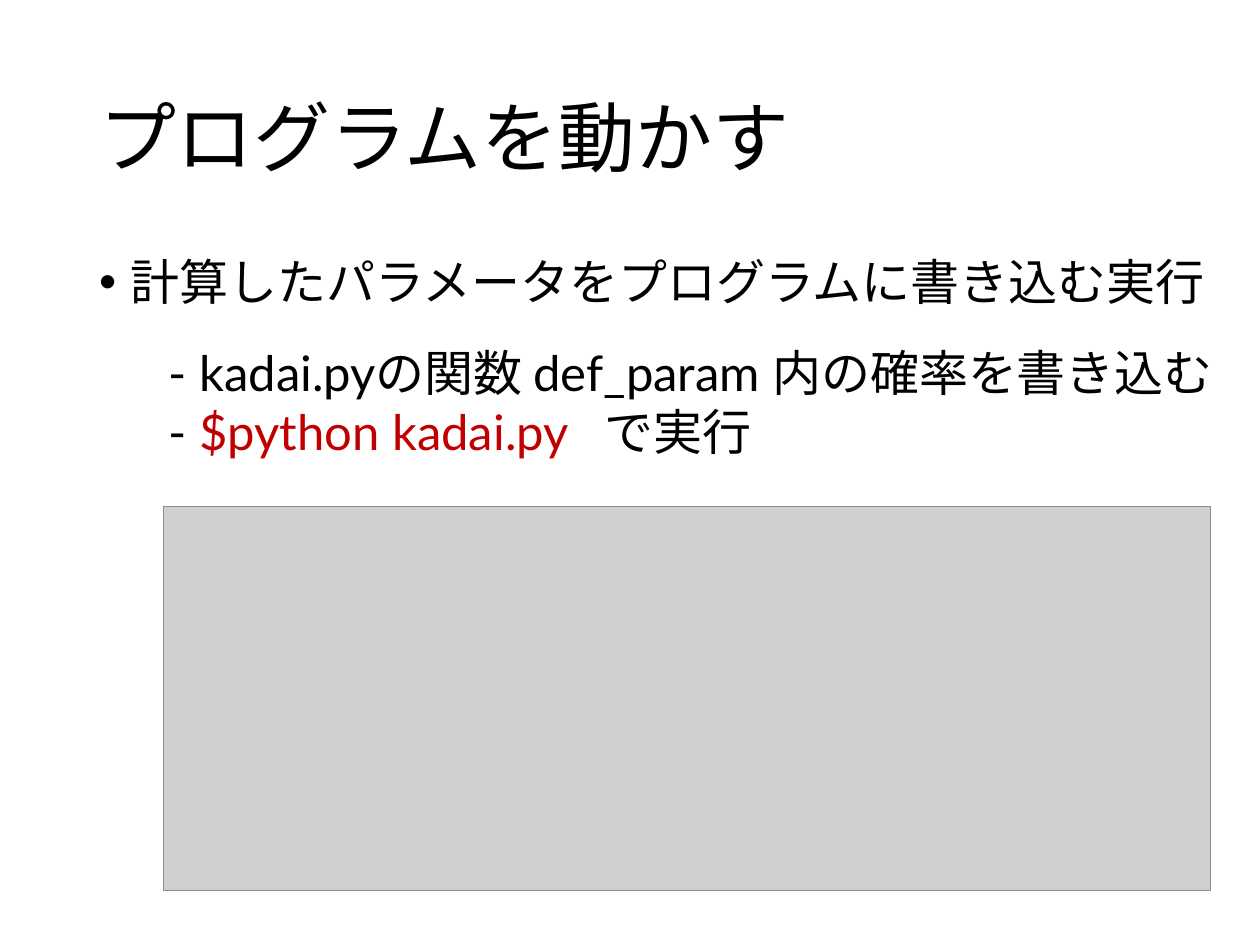
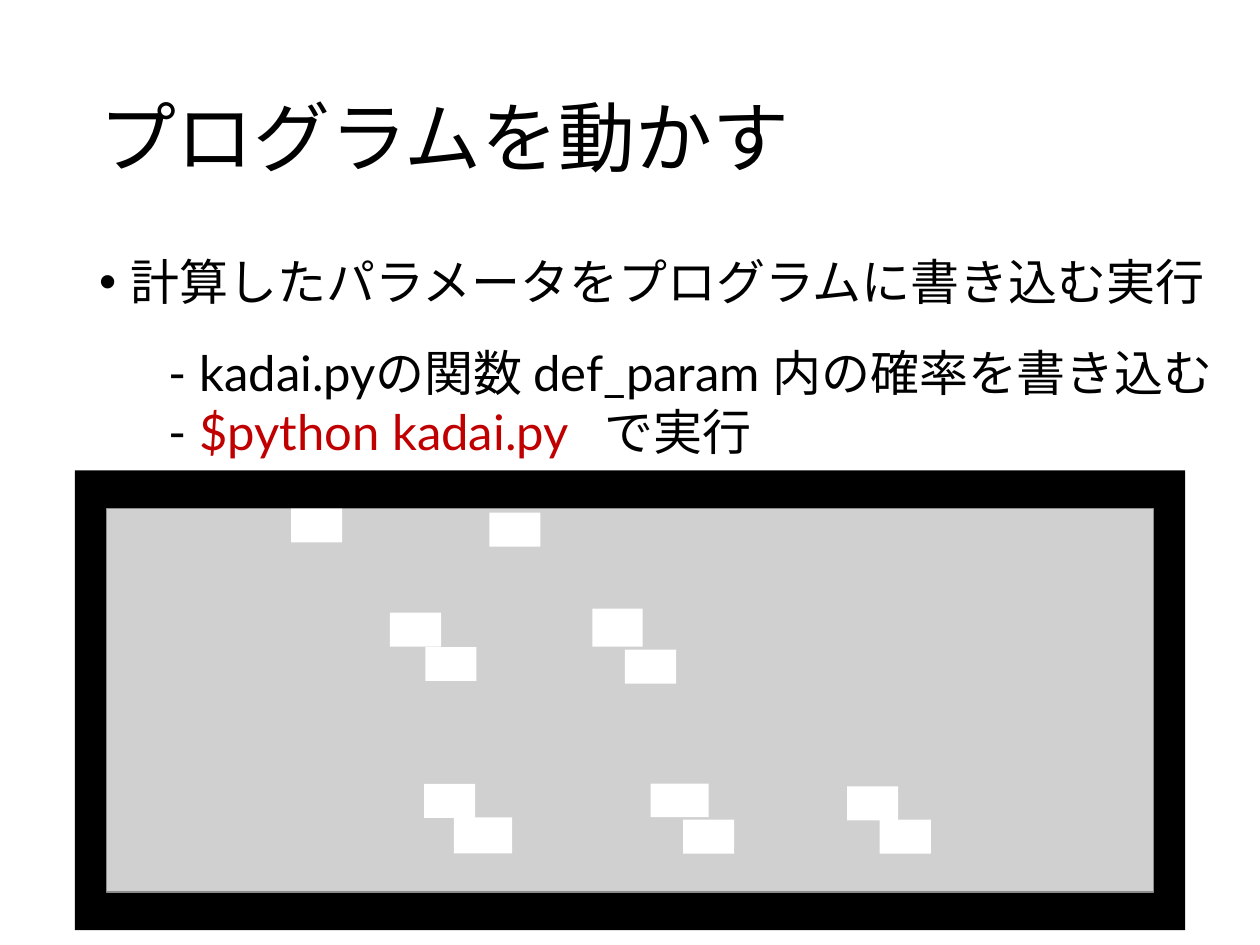
Before and after one commit to 2017B4/rinko_production, a slide deck: slide 25 of slide/輪講実習.pptx (slide 26 before the commit). Drawn at 1260x945 pixels with LibreOffice and Linux fonts; fonts in the diff are those of the drawing; grey boxes stand for pictures. Boxes give left, top, right and bottom in pixels: in the first picture for what was removed or moved away, otherwise in the second. Text is boxed around its words. In the diff, an @@ line names an element or a change of style, - is before the commit and + after.

```diff
--- a/slide/輪講実習.pptx
+++ b/slide/輪講実習.pptx
@@ rectangle added at box(74, 470, 1184, 930), fill #000000 @@
@@ picture: place and size @@
-picture at box(164, 507, 1211, 890)
+picture at box(106, 509, 1153, 892)
@@ rectangle added at box(291, 509, 343, 543), fill #FFFFFF @@
@@ rectangle added at box(489, 513, 541, 547), fill #FFFFFF @@
@@ rectangle added at box(389, 612, 441, 646), fill #FFFFFF @@
@@ rectangle added at box(592, 609, 643, 646), fill #FFFFFF @@
@@ rectangle added at box(426, 648, 478, 682), fill #FFFFFF @@
@@ rectangle added at box(625, 650, 677, 684), fill #FFFFFF @@
@@ rectangle added at box(425, 784, 476, 818), fill #FFFFFF @@
@@ rectangle added at box(650, 784, 708, 818), fill #FFFFFF @@
@@ rectangle added at box(847, 786, 898, 820), fill #FFFFFF @@
@@ rectangle added at box(454, 818, 512, 854), fill #FFFFFF @@
@@ rectangle added at box(683, 820, 735, 854), fill #FFFFFF @@
@@ rectangle added at box(879, 820, 931, 854), fill #FFFFFF @@
```
Also in this commit, not shown: 8 other slides changed, 1 slide added, 1 slide removed.
